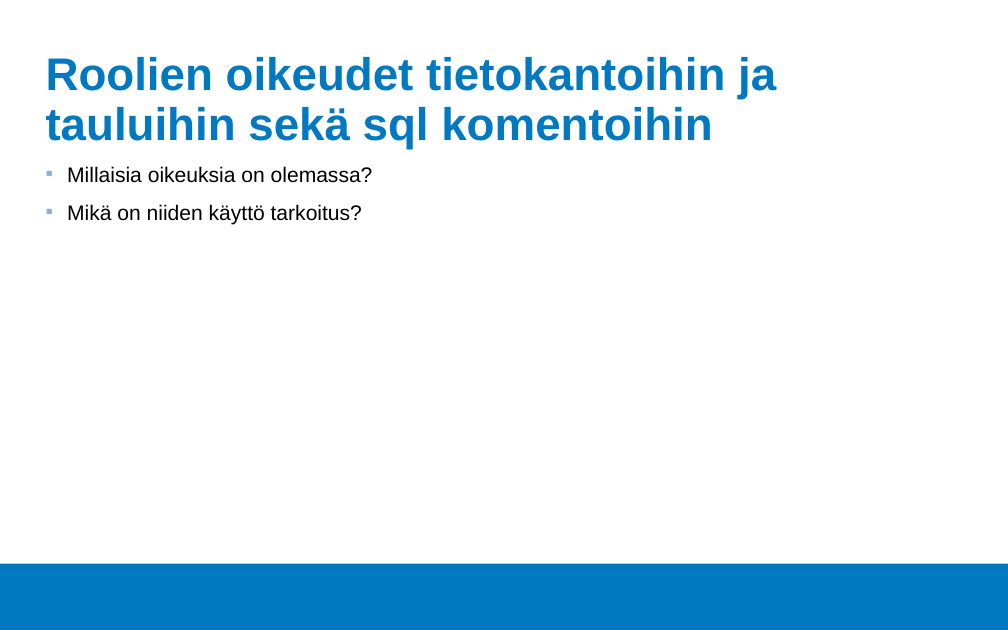
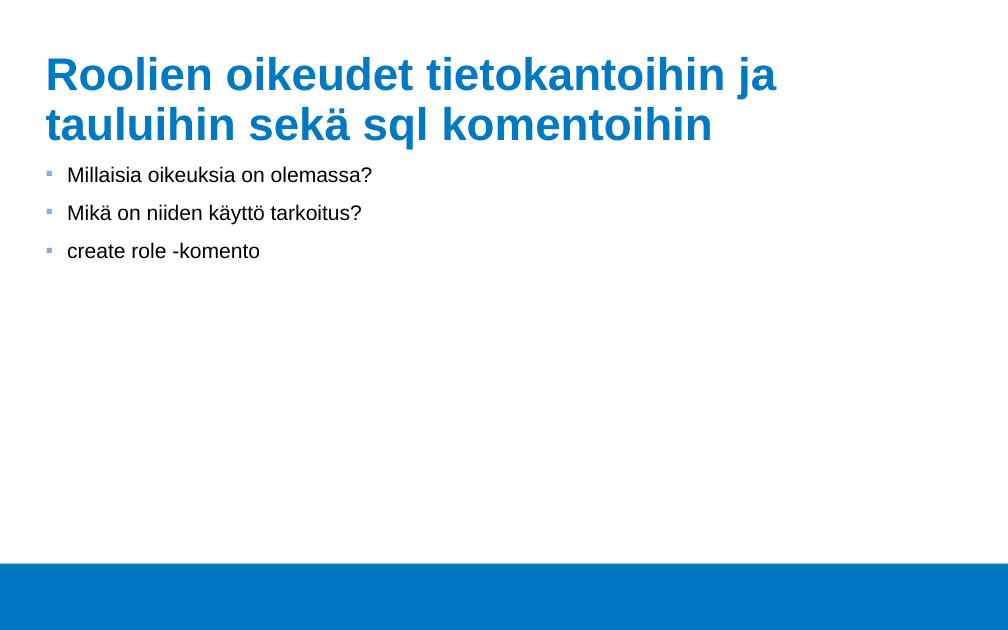
Before and after one commit to Tietokantahallinta/Tietokantahallinta.github.io, a slide deck: slide 3 of luennot/viikko03/Luentokalvot_03.odp. Drawn at 1008x630 pixels with LibreOffice and Linux fonts; fonts in the diff are those of the drawing; background and template pictures are left out. Boxes give left, top, right and bottom in pixels: in the first picture for what was removed or moved away, otherwise in the second. Text is boxed around its words. In the diff, an @@ line names an element or a change of style, - is before the commit and + after.

```diff
--- a/luennot/viikko03/Luentokalvot_03.odp
+++ b/luennot/viikko03/Luentokalvot_03.odp
@@ text at (67,242,260,259): paragraph added @@
+▪ create role -komento
```
Also in this commit, not shown: 1 other slide changed, 1 slide added, 1 slide removed, 11 other files.
